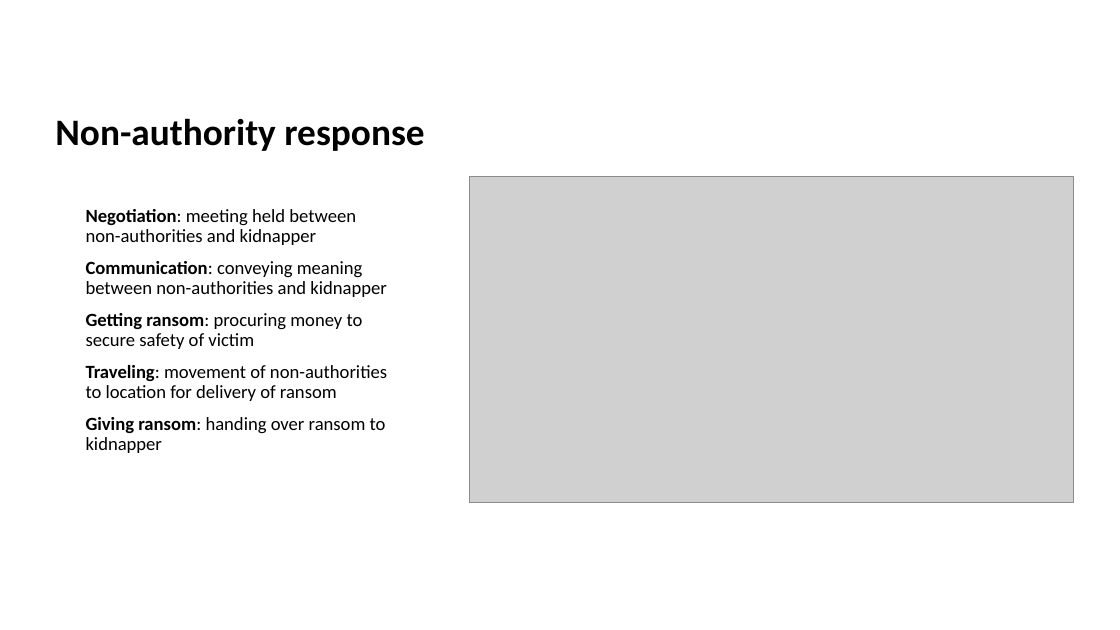
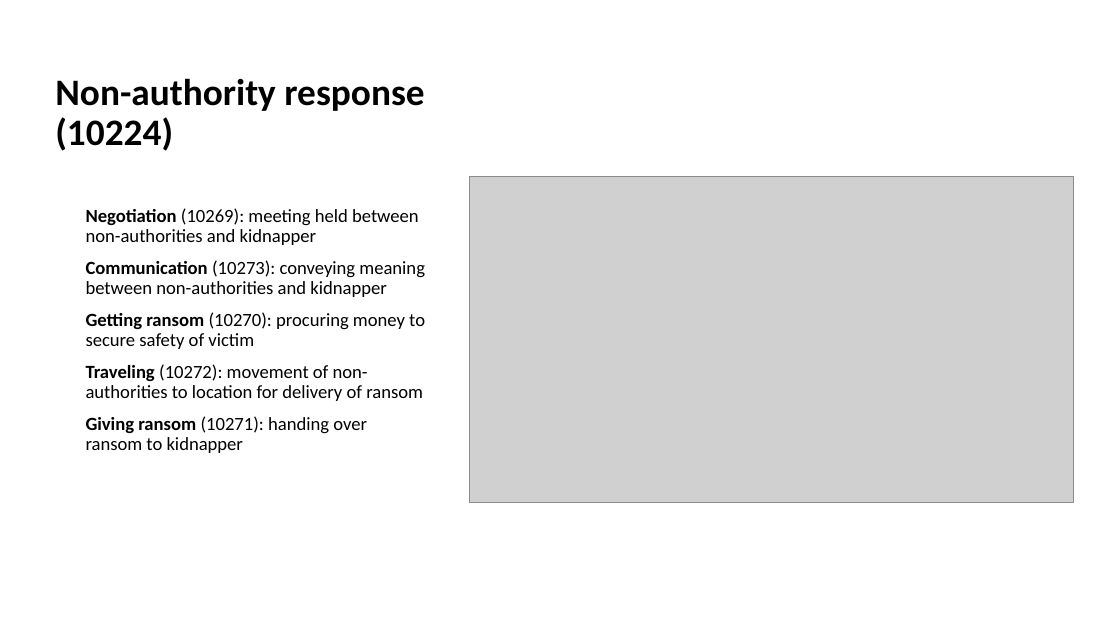
Before and after one commit to RESIN-KAIROS/schemalib, a slide deck: slide 8 of hrf/kidnapping.pptx. Drawn at 1120x630 pixels with LibreOffice and Linux fonts; fonts in the diff are those of the drawing; grey boxes stand for pictures. Boxes give left, top, right and bottom in pixels: in the first picture for what was removed or moved away, otherwise in the second. Text is boxed around its words. In the diff, an @@ line names an element or a change of style, - is before the commit and + after.

```diff
--- a/hrf/kidnapping.pptx
+++ b/hrf/kidnapping.pptx
@@ title at (x1=55, y1=78, x2=424, y2=151): text changed @@
-Non-authority response
+Non-authority response (10224)
@@ text at (x1=86, y1=208, x2=425, y2=453): text changed @@
-Negotiation: meeting held between non-authorities and kidnapper
-Communication: conveying meaning between non-authorities and kidnapper
-Getting ransom: procuring money to secure safety of victim
-Traveling: movement of non-authorities to location for delivery of ransom
-Giving ransom: handing over ransom to kidnapper
+Negotiation (10269): meeting held between non-authorities and kidnapper
+Communication (10273): conveying meaning between non-authorities and kidnapper
+Getting ransom (10270): procuring money to secure safety of victim
+Traveling (10272): movement of non-authorities to location for delivery of ransom
+Giving ransom (10271): handing over ransom to kidnapper
```
Also in this commit, not shown: 6 other slides changed, 1 other file.
